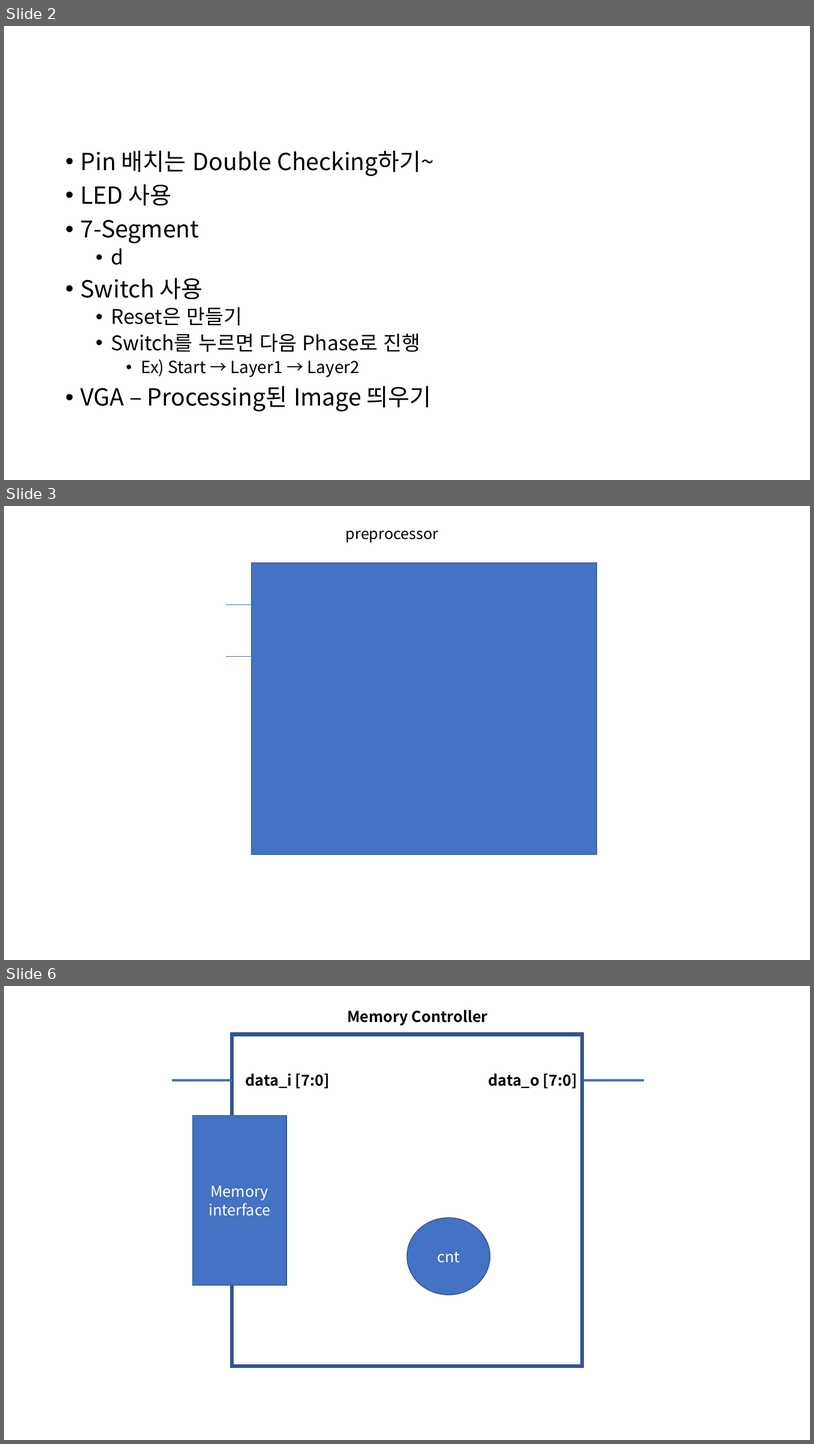
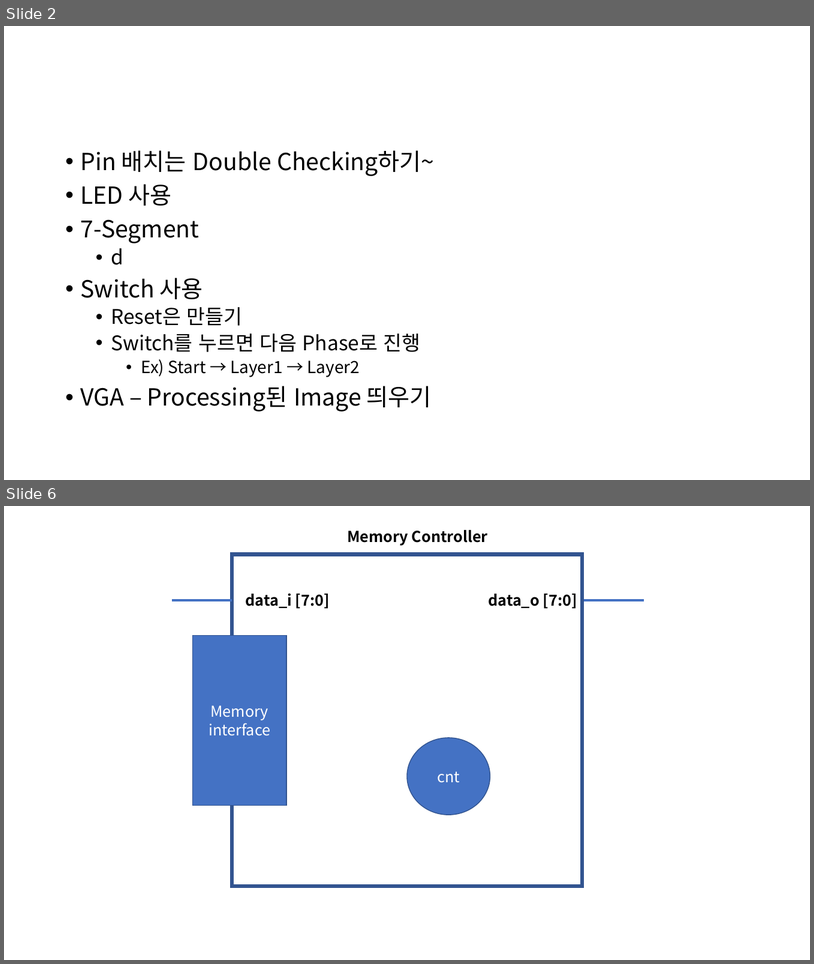
Before and after one commit to YongCastle/ICE2005_42, a slide deck: Plan.pptx. Shown one above the other, each under a label of ours: slides 2, 3 and 6 before the commit, slides 2 and 6 after it; the slides between them are not shown. The pictures are 814x1444 and 814x964 pixels, drawn with LibreOffice and Linux fonts; fonts in the diff are those of the drawing. Boxes give left, top, right and bottom in pixels: in the first picture for what was removed or moved away, otherwise in the second. Text is boxed around its words. In the diff, an @@ line names an element or a change of style, - is before the commit and + after.

```diff
--- a/Plan.pptx
+++ b/Plan.pptx
@@ slide 3 removed at box(4, 506, 810, 960), background #FFFFFF @@
@@ text removed at box(346, 531, 438, 543) @@
-preprocessor
@@ rectangle removed at box(251, 563, 597, 855) @@
@@ line removed from (226, 604) to (267, 604) @@
@@ line removed from (226, 656) to (267, 656) @@
```
Also in this commit, not shown: 1 slide changed, 1 slide added, 12 other files.
